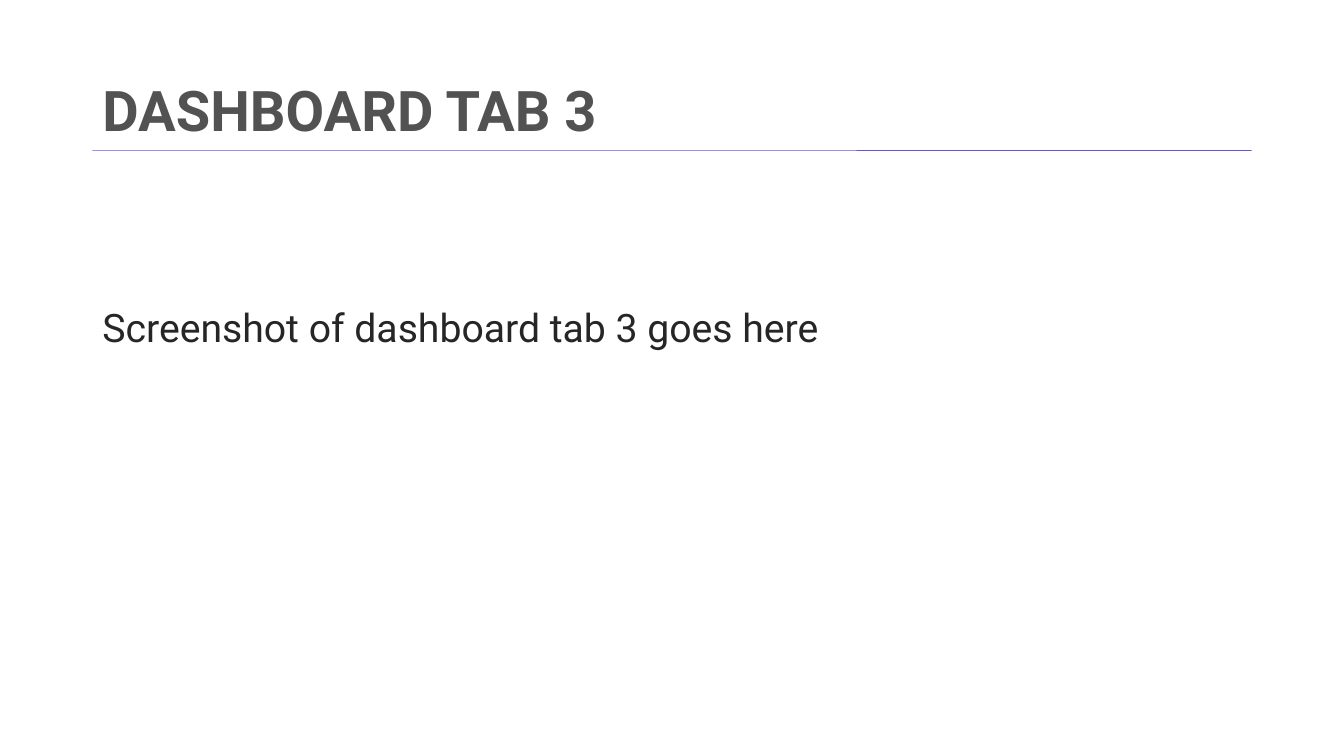
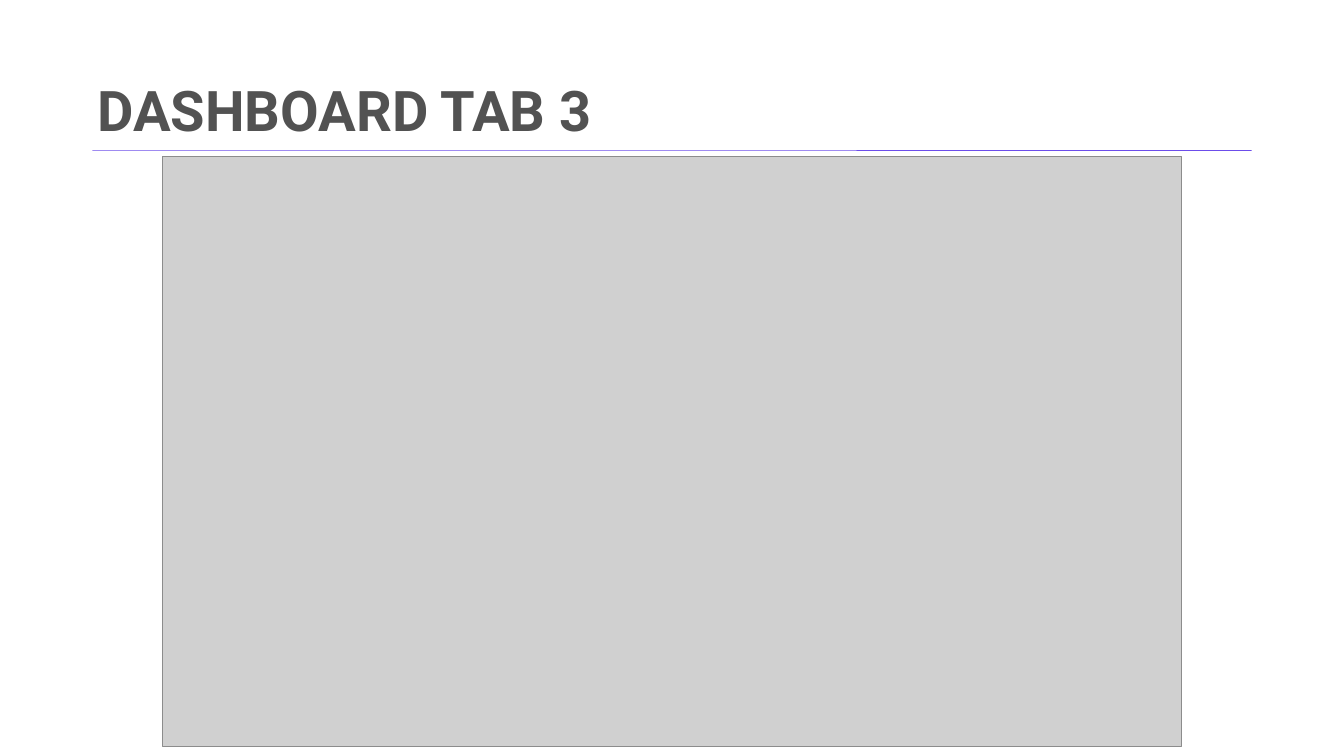
Before and after one commit to popsyacp/IBM-Capstone, a slide deck: slide 13 of M6Capstone-presentation.pptx. Drawn at 1344x756 pixels with LibreOffice and Linux fonts; fonts in the diff are those of the drawing; grey boxes stand for pictures; background and template pictures are left out. Boxes give left, top, right and bottom in pixels: in the first picture for what was removed or moved away, otherwise in the second. Text is boxed around its words. In the diff, an @@ line names an element or a change of style, - is before the commit and + after.

```diff
--- a/M6Capstone-presentation.pptx
+++ b/M6Capstone-presentation.pptx
@@ title "DASHBOARD TAB 3" moved from (x1=102, y1=90, x2=596, y2=132) to (x1=97, y1=90, x2=591, y2=132) @@
@@ picture added at (x1=162, y1=157, x2=1182, y2=747) @@
@@ text removed at (x1=102, y1=312, x2=818, y2=350) @@
-Screenshot of dashboard tab 3 goes here
```
Also in this commit, not shown: 7 other slides changed, 11 slides added, 11 slides removed.
